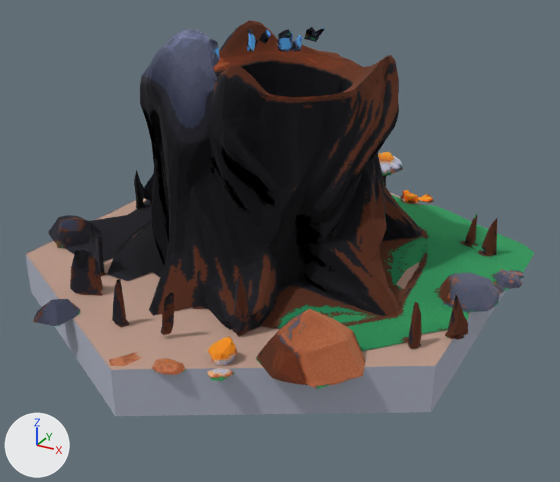
A saved change to the glTF model public/models/tinkle-trunk.glb.
Camera for both pictures: a camera (50 mm lens) standing at (0.827, -1.458, 0.861) and looking at (0.041, -0.029, 0.147). Every picture has the same lights, and +X, +Y and +Z are marked at lower left. The first picture is the older version. Where no turn or scale is listed for an object, it has been applied to the vertices. Vertices at exactly the same position are counted once.

The first picture shows 'geometry_0', 'hexBase'.
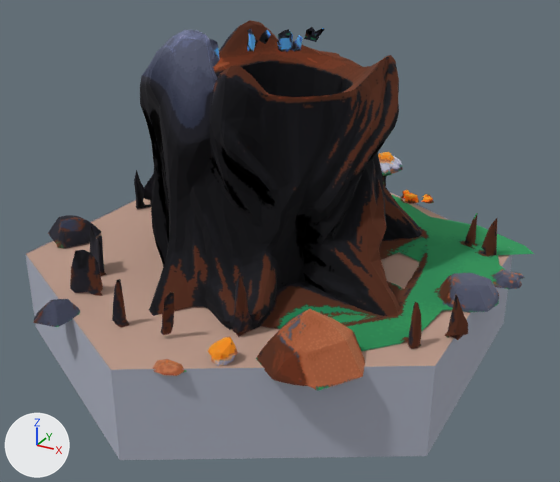
The newer file is also turned or shifted as a whole; pictures and numbers use the older file's frame.

Boxes (x1, y1, x2, y2) around the edits, measured in the pictures (560 x 482 px; the box of a moved part takes in the faces that stretch with it):
'geometry_0', reshaped
    before: (33, 20, 534, 389)
    after: (33, 20, 534, 391)
'hexBase', reshaped (20% taller)
    before: (26, 192, 505, 416)
    after: (26, 192, 512, 460)
part 1 of me_mesh_0, deleted
    before: (109, 352, 142, 366)
part 2 of me_mesh_0, deleted
    before: (207, 368, 235, 381)
part 3 of me_mesh_0, cut back
    both: (33, 195, 534, 340)
part 4 of me_mesh_0, moved or reshaped
    before: (152, 336, 365, 389)
    after: (153, 336, 365, 391)
part 5 of me_mesh_0, deleted (green)
    before: (381, 252, 419, 284)

The change in detail:
me_mesh_0 is used by ob_geometry_0; location (0.0, 0.0, 0.0).
Verts and faces of me_mesh_0; kept vertices keep their numbers, new ones are numbered from 2689.
Before the commit, vertices of me_mesh_0: 2406 (0.327, 0.115, 0.1) at pixel (419, 261), 2409 (0.269, 0.138, 0.102) at pixel (398, 252), 2478 (0.323, -0.021, 0.1) at pixel (395, 284), 2490 (0.244, 0.06, 0.103), 2491 (0.26, -0.01, 0.103).
Before the commit, vertices of me_mesh_0: 2493 (0.316, 0.061, 0.099) at pixel (406, 269).
me_mesh_0 had 2689 vertices, 5145 faces and spanned x -0.547..0.56, y -0.565..0.6, z 0.097..0.632.
me_mesh_0 now has 2638 vertices, 5002 faces and spans x -0.547..0.56, y -0.542..0.586, z 0.093..0.632.
me_mesh_0 part 1: the loose piece of 9 vertices spanning x -0.026..0.023, y -0.565..-0.505, z 0.098..0.103 is deleted.
me_mesh_0 part 2: the loose piece of 9 vertices spanning x 0.152..0.198, y -0.517..-0.471, z 0.098..0.104 is deleted.
Part 3, on me_mesh_0:
41 vertices are removed from x -0.507..0.549, y -0.38..0.6, z 0.097..0.103.
134 faces are deleted.
17 vertices in x -0.547..0.56, y -0.476..0.51, z 0.098..0.099 move by (0.0, 0.0, -0.001).
8 vertices in x -0.274..0.558, y -0.515..0.545, z 0.098..0.099 move by (0.0, 0.0, -0.002).
3 vertices in x 0.204..0.229, y 0.512..0.542, z 0.097..0.098 move by (0.0, 0.0, -0.003).
10 vertices move within x -0.266..0.541, y -0.45..0.537, z 0.099.
11 vertices are added at x -0.481..0.549, y -0.371..0.559, z 0.094..0.099.
22 new faces join them.
Part 4, on me_mesh_0:
4 vertices are removed from x 0.14..0.227, y -0.468..-0.322, z 0.099..0.1.
13 faces are deleted.
10 vertices in x 0.05..0.398, y -0.542..-0.378, z 0.098..0.099 move by (0.0, 0.0, -0.002).
5 vertices in x 0.068..0.385, y -0.541..-0.336, z 0.098..0.099 move by (0.0, 0.0, -0.001).
4 vertices move from x 0.154..0.374, y -0.456..-0.414, z 0.097..0.099 to x 0.154..0.374, y -0.456..-0.414, z 0.093..0.099.
2 vertices are added at (0.217, -0.356, 0.098), (0.14, -0.468, 0.099).
6 new faces join them.
Part 5, on me_mesh_0:
Vertices deleted: 2493 (with the faces that use them).
me_hexbase is used by ob_hexbase; location (0.0, 0.0, 0.0).
me_hexbase had 20 vertices, 24 faces and spanned x -0.5..0.5, y -0.577..0.577, z 0.0..0.1.
me_hexbase now has 20 vertices, 24 faces and spans x -0.5..0.5, y -0.577..0.577, z -0.1..0.1.
me_hexbase part 6: the loose piece of 13 vertices spanning x -0.5..0.5, y -0.577..0.577, z 0.0..0.1 is scaled about its middle by (1, 1, 2), then moved by (0.0, 0.0, -0.05).
